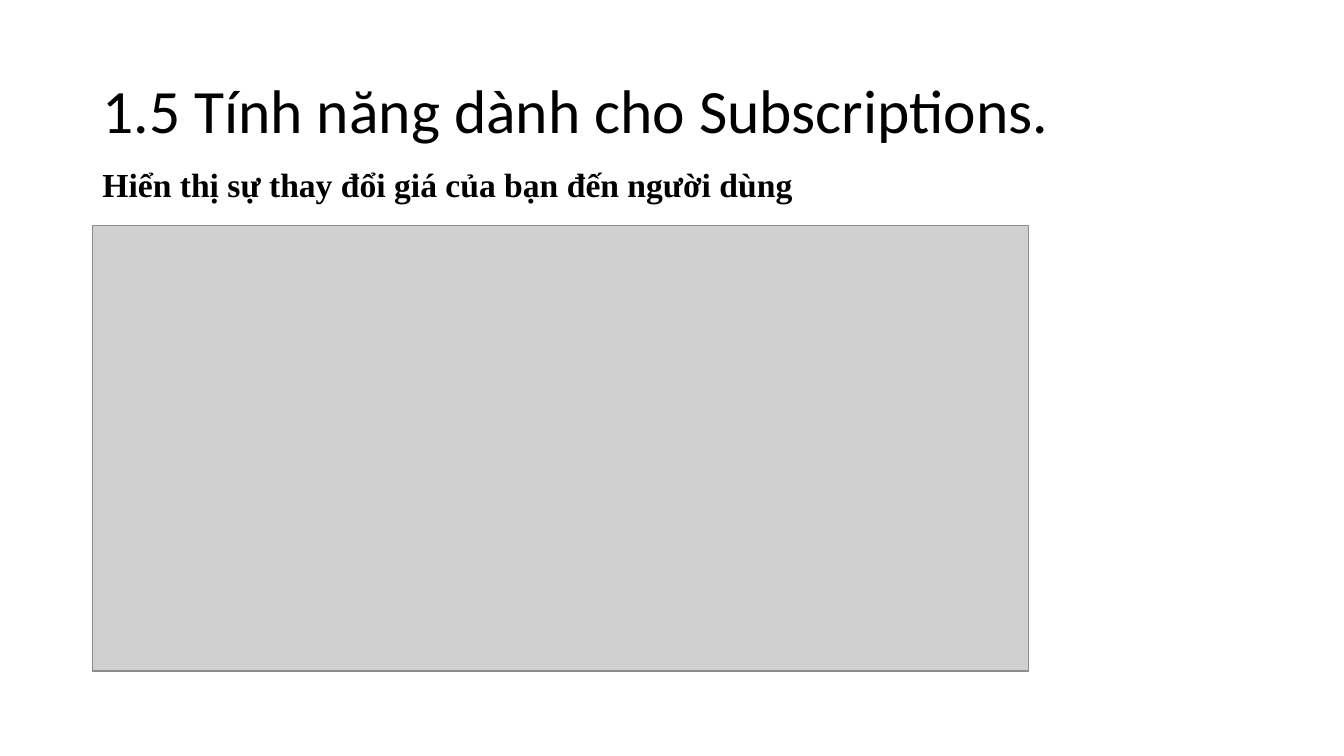
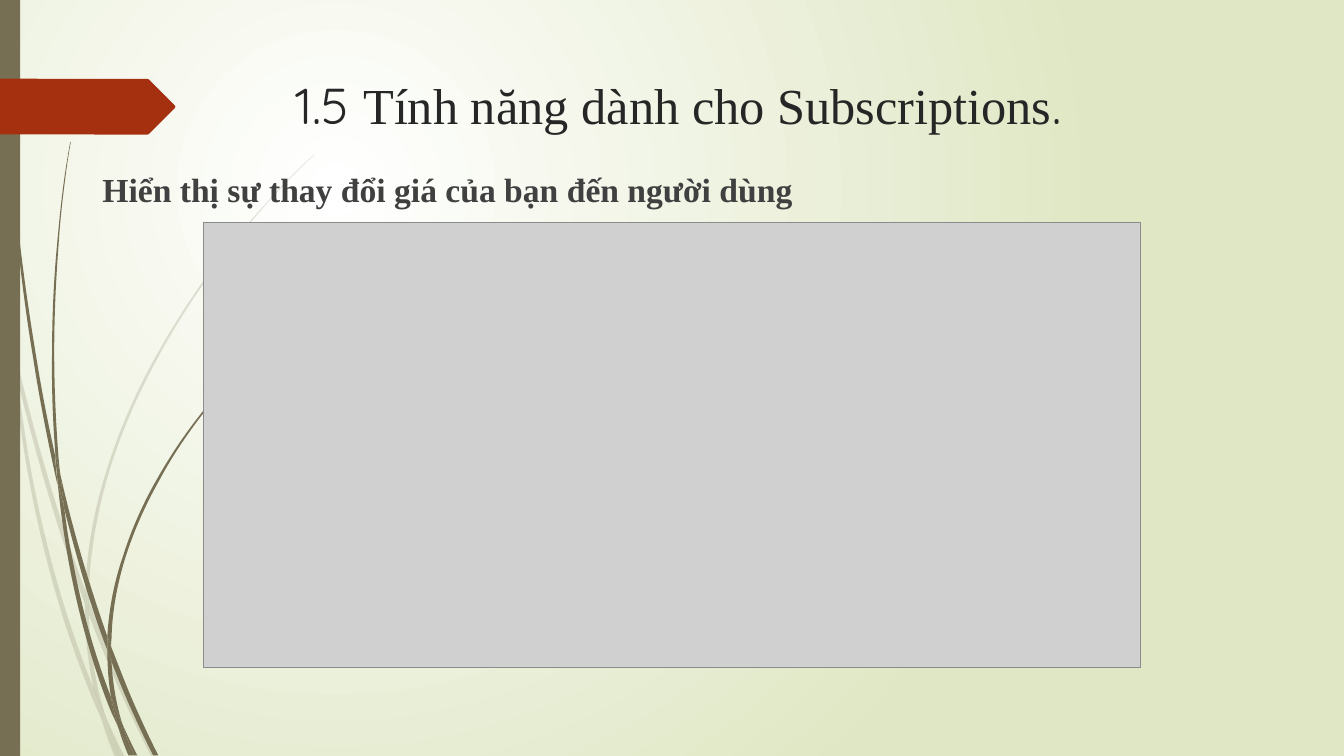
Before and after one commit to trieuduy27051999/Google-play-infor-, a slide deck: slide 30 of 3 muc dau GooglePlay.pptx. Drawn at 1344x756 pixels with LibreOffice and Linux fonts; fonts in the diff are those of the drawing; grey boxes stand for pictures. Boxes give left, top, right and bottom in pixels: in the first picture for what was removed or moved away, otherwise in the second. Text is boxed around its words. In the diff, an @@ line names an element or a change of style, - is before the commit and + after.

Commit message:
Sua font 3 muc dau Google Play

```diff
--- a/3 muc dau GooglePlay.pptx
+++ b/3 muc dau GooglePlay.pptx
@@ background #FFFFFF to gradient #FFFFFF to #DFE8C4 @@
@@ rectangle added at [0, 0, 20, 756], fill #766F54 @@
@@ freeform shape added at [0, 79, 175, 134], fill #A53010 @@
@@ title "1.5 Tính năng dành cho ...": place and size @@
-title "1.5 Tính năng dành cho ..." at [102, 90, 1048, 144]
+title "1.5 Tính năng dành cho ..." at [296, 88, 1061, 134]
@@ title "1.5 Tính năng dành cho ..." at [296, 88, 1061, 134]: size 44 to 36 pt, text colour #000000 to #262626; font Calibri to Quicksand in "1.5 Subscriptions."; font Calibri to Times New Roman in "Tính năng dành cho Subscriptions."; line spacing 0.9 to 1; vertical alignment middle to top @@
@@ text "Hiển thị sự thay đổi ..." at [102, 177, 792, 208]: text colour #000000 to #404040; line spacing 0.9 to 1 @@
@@ picture: place and size @@
-picture at [93, 226, 1029, 671]
+picture at [204, 223, 1140, 668]
@@ group added at [0, 154, 315, 756]: 10 freeform shapes @@
@@ group added at [3, 0, 262, 756]: 12 freeform shapes @@
```
Also in this commit, not shown: 79 other slides changed.
